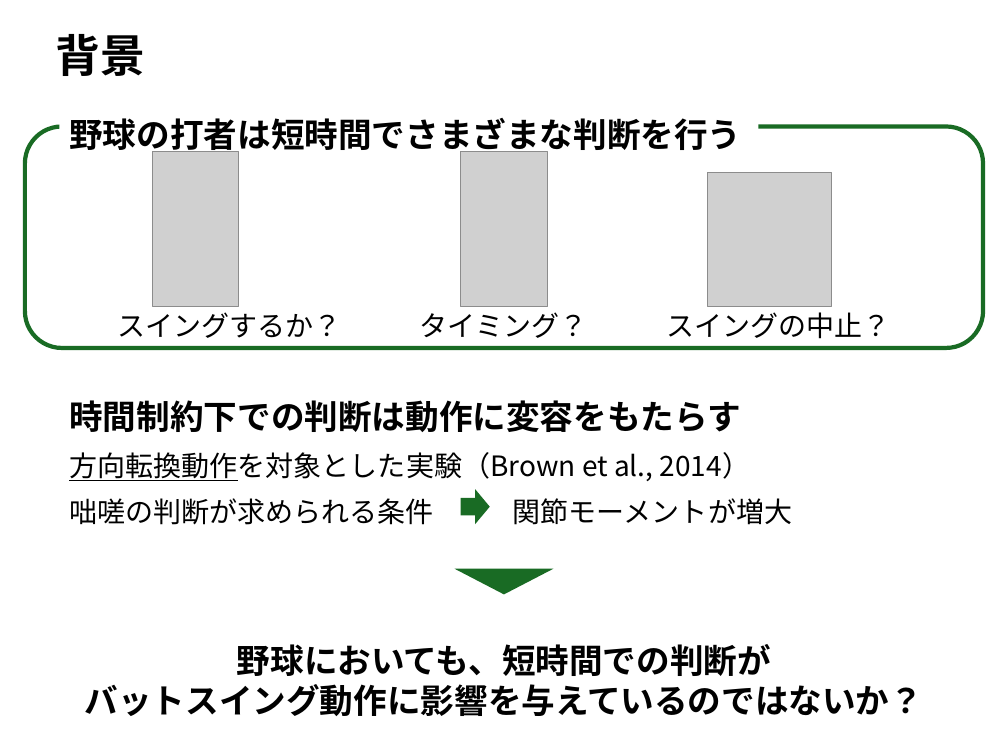
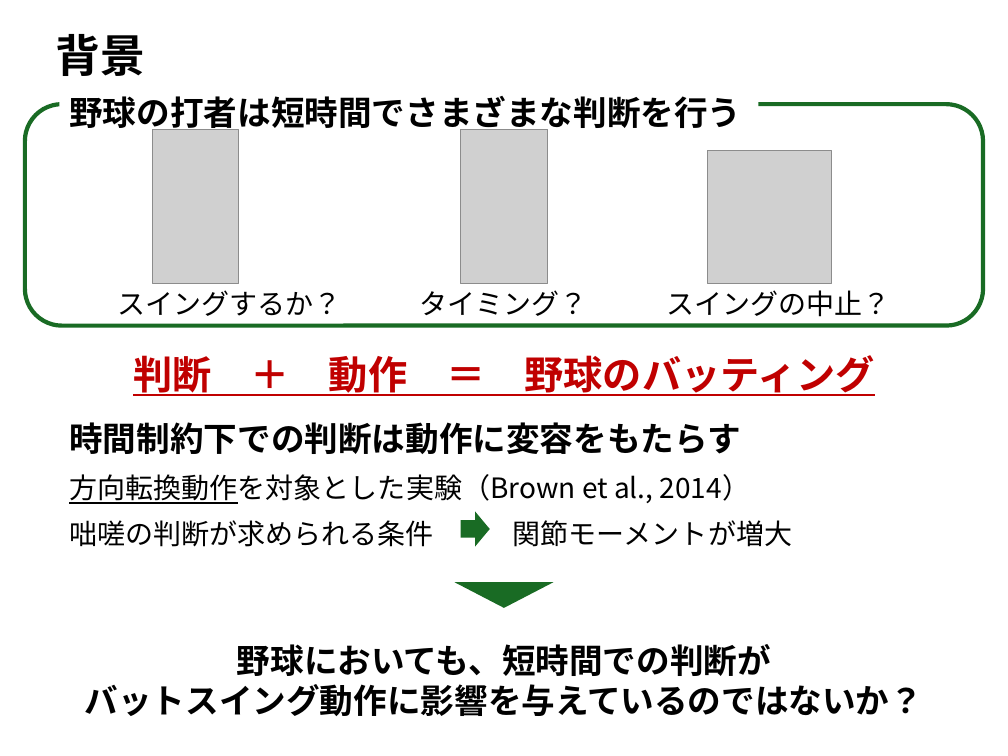
Before and after one commit to masahiroshinya/mshinyalab_baseball_projects, a slide deck: slide 2 of Project002_反応時間課題バットスイング（加藤）/Manuscript/修士論文/03_中間発表資料/Presentation_修士論文中間発表_ReactionTimeTask_ver.01.pptx. Drawn at 1008x756 pixels with LibreOffice and Linux fonts; fonts in the diff are those of the drawing; grey boxes stand for pictures. Boxes give left, top, right and bottom in pixels: in the first picture for what was removed or moved away, otherwise in the second. Text is boxed around its words. In the diff, an @@ line names an element or a change of style, - is before the commit and + after.

```diff
--- a/Project002_反応時間課題バットスイング（加藤）/Manuscript/修士論文/03_中間発表資料/Presentation_修士論文中間発表_ReactionTimeTask_ver.01.pptx
+++ b/Project002_反応時間課題バットスイング（加藤）/Manuscript/修士論文/03_中間発表資料/Presentation_修士論文中間発表_ReactionTimeTask_ver.01.pptx
@@ 4 texts, 3 pictures, 1 rounded rectangle: place and size @@
-4 texts, 3 pictures, 1 rounded rectangle at box(25, 118, 984, 348)
+4 texts, 3 pictures, 1 rounded rectangle at box(25, 96, 984, 326)
@@ text added at box(133, 355, 875, 396), 28 pt, text #C00000, bold, underline @@
+判断 ＋ 動作 ＝ 野球のバッティング
@@ 4 texts, 1 right arrow: place and size @@
-4 texts, 1 right arrow at box(69, 400, 792, 525)
+4 texts, 1 right arrow at box(69, 422, 792, 547)
@@ triangle: place and size @@
-triangle at box(455, 569, 553, 594)
+triangle at box(455, 583, 553, 608)
```
Also in this commit, not shown: 4 other slides changed, 2 slides added, 1 slide removed, 1 other file.
